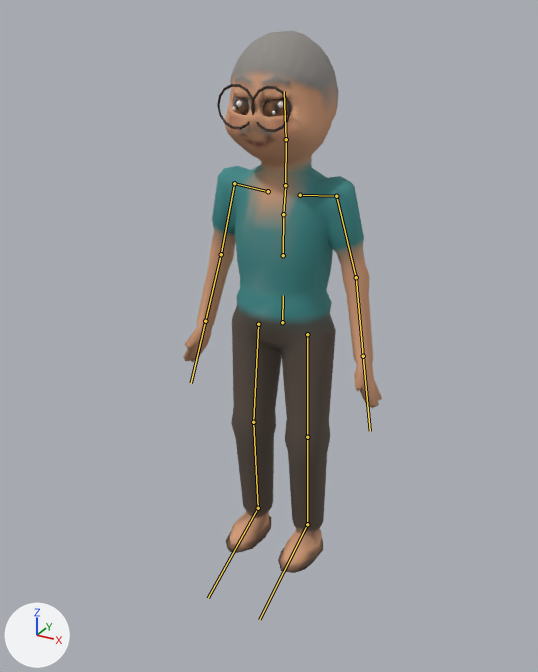
The glTF model assets/models/nguoi/chutu.glb as it was, and as the next commit left it.
Rendered twice from a camera (50 mm lens) standing at (0.961, -1.833, 1.66) and looking at (0.028, -0.138, 0.812). Every picture has the same lights, and +X, +Y and +Z are marked at lower left. The first picture is the older version. The bones that bend it are drawn over the model as lines.

In view in the first picture: 'Nguoi_chutu'.
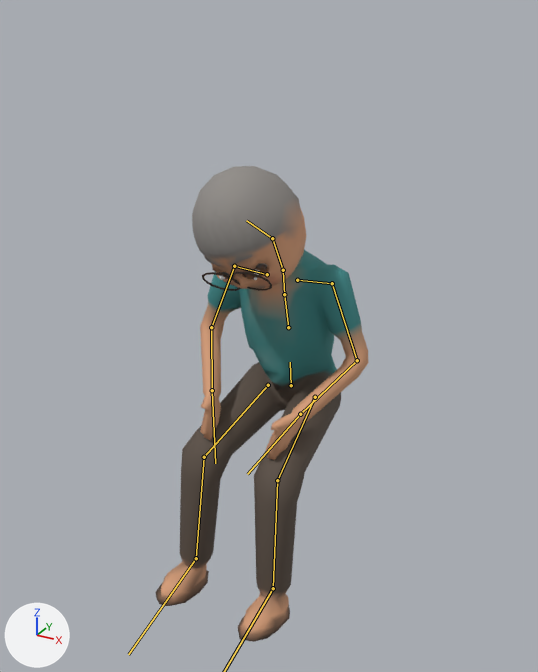
The newer file adds an action. The first version stands in its rest pose; the second is drawn at frame 97 of the action 'ngu_gat'.

Pixel boxes [x1, y1, x2, y2] of what changed, in the pictures (538 x 672 px):
'Nguoi_chutu', posed (6% wider, 12% shorter): before [183, 30, 382, 573]; after [156, 166, 368, 642]
bone 'hips', root to tip: before (282, 322) to (283, 295); after (291, 385) to (290, 362)
bone 'spine', root to tip: before (283, 255) to (283, 214); after (288, 327) to (284, 294)
bone 'chest', root to tip: before (283, 214) to (285, 186); after (284, 294) to (283, 270)
bone 'upperarm.L', root to tip: before (336, 196) to (356, 277); after (332, 283) to (357, 360)
bone 'forearm.L', root to tip: before (356, 277) to (363, 356); after (357, 360) to (300, 414)
bone 'hand.L', root to tip: before (363, 356) to (370, 431); after (300, 414) to (247, 474)
bone 'upperarm.R', root to tip: before (234, 183) to (221, 254); after (234, 266) to (211, 327)
bone 'forearm.R', root to tip: before (221, 254) to (205, 321); after (211, 327) to (212, 390)
bone 'hand.R', root to tip: before (205, 321) to (191, 383); after (212, 390) to (215, 463)
bone 'neck', root to tip: before (285, 185) to (286, 139); after (283, 270) to (272, 238)
bone 'head', root to tip: before (286, 139) to (284, 91); after (272, 238) to (246, 220)
bone 'thigh.L', root to tip: before (307, 334) to (307, 437); after (315, 397) to (277, 480)
bone 'shin.L', root to tip: before (307, 437) to (307, 524); after (277, 480) to (273, 588)
bone 'thigh.R', root to tip: before (258, 324) to (253, 422); after (268, 385) to (204, 457)
bone 'shin.R', root to tip: before (253, 422) to (258, 508); after (204, 457) to (196, 558)
bone 'foot.R', root to tip: before (258, 508) to (208, 598); after (196, 558) to (128, 654)

Patch to the scene script:
```diff
--- a/assets/models/nguoi/chutu.glb.py
+++ b/assets/models/nguoi/chutu.glb.py
@@ bone_hips @@
 bone_hips = bpy.data.objects['NguoiRig'].pose.bones['hips']
-bone_hips.location = (0.0, 0.0, 0.0)
-bone_hips.rotation_quaternion = (1.0, 0.0, 0.0, 0.0)  # degrees (0, 0, 0)
+bone_hips.location = (0.0, -0.239, -0.06)
+bone_hips.rotation_quaternion = (0.999, 0.052, 0.0, 0.0)  # degrees (6, 0, 0)
@@ bone_spine @@
 bone_spine = bpy.data.objects['NguoiRig'].pose.bones['spine']  # child of 'hips'
-bone_spine.rotation_quaternion = (1.0, 0.0, 0.0, 0.0)  # degrees (0, 0, 0)
+bone_spine.rotation_quaternion = (0.998, 0.066, 0.0, 0.0)  # degrees (8, 0, 0)
@@ bone_chest @@
 bone_chest = bpy.data.objects['NguoiRig'].pose.bones['chest']  # child of 'spine'
-bone_chest.rotation_quaternion = (1.0, 0.0, 0.0, 0.0)  # degrees (0, 0, 0)
+bone_chest.rotation_quaternion = (1.0, 0.016, 0.0, 0.0)  # degrees (2, 0, 0)
@@ bone_upperarm_l @@
 bone_upperarm_l = bpy.data.objects['NguoiRig'].pose.bones['upperarm.L']  # child of 'clav.L'
-bone_upperarm_l.rotation_quaternion = (1.0, 0.0, 0.0, 0.0)  # degrees (0, 0, 0)
+bone_upperarm_l.rotation_quaternion = (0.984, -0.163, 0.0, -0.065)  # degrees (-19, -1, -7)
@@ bone_forearm_l @@
 bone_forearm_l = bpy.data.objects['NguoiRig'].pose.bones['forearm.L']  # child of 'upperarm.L'
-bone_forearm_l.rotation_quaternion = (1.0, 0.0, 0.0, 0.0)  # degrees (0, 0, 0)
+bone_forearm_l.rotation_quaternion = (0.876, -0.376, 0.0, 0.302)  # degrees (-43, 13, 33)
@@ bone_hand_l @@
 bone_hand_l = bpy.data.objects['NguoiRig'].pose.bones['hand.L']  # child of 'forearm.L'
-bone_hand_l.rotation_quaternion = (1.0, 0.0, 0.0, 0.0)  # degrees (0, 0, 0)
+bone_hand_l.rotation_quaternion = (0.998, 0.07, 0.0, 0.0)  # degrees (8, 0, 0)
@@ bone_upperarm_r @@
 bone_upperarm_r = bpy.data.objects['NguoiRig'].pose.bones['upperarm.R']  # child of 'clav.R'
-bone_upperarm_r.rotation_quaternion = (1.0, 0.0, 0.0, 0.0)  # degrees (0, 0, 0)
+bone_upperarm_r.rotation_quaternion = (0.984, -0.163, 0.0, 0.065)  # degrees (-19, 1, 7)
@@ bone_forearm_r @@
 bone_forearm_r = bpy.data.objects['NguoiRig'].pose.bones['forearm.R']  # child of 'upperarm.R'
-bone_forearm_r.rotation_quaternion = (1.0, 0.0, 0.0, 0.0)  # degrees (0, 0, 0)
+bone_forearm_r.rotation_quaternion = (0.876, -0.376, 0.0, -0.302)  # degrees (-43, -13, -33)
@@ bone_hand_r @@
 bone_hand_r = bpy.data.objects['NguoiRig'].pose.bones['hand.R']  # child of 'forearm.R'
-bone_hand_r.rotation_quaternion = (1.0, 0.0, 0.0, 0.0)  # degrees (0, 0, 0)
+bone_hand_r.rotation_quaternion = (0.998, 0.07, 0.0, 0.0)  # degrees (8, 0, 0)
@@ bone_neck @@
 bone_neck = bpy.data.objects['NguoiRig'].pose.bones['neck']  # child of 'chest'
-bone_neck.rotation_quaternion = (1.0, 0.0, 0.0, 0.0)  # degrees (0, 0, 0)
+bone_neck.rotation_quaternion = (0.992, 0.124, 0.0, 0.0)  # degrees (14, 0, 0)
@@ bone_head @@
 bone_head = bpy.data.objects['NguoiRig'].pose.bones['head']  # child of 'neck'
-bone_head.rotation_quaternion = (1.0, 0.0, 0.0, 0.0)  # degrees (0, 0, 0)
+bone_head.rotation_quaternion = (0.98, 0.161, 0.042, 0.104)  # degrees (19, 3, 13)
@@ bone_thigh_l @@
 bone_thigh_l = bpy.data.objects['NguoiRig'].pose.bones['thigh.L']  # child of 'hips'
-bone_thigh_l.rotation_quaternion = (1.0, 0.0, 0.0, 0.0)  # degrees (0, 0, 0)
+bone_thigh_l.rotation_quaternion = (0.789, -0.611, 0.0, -0.071)  # degrees (-75, -5, -6)
@@ bone_shin_l @@
 bone_shin_l = bpy.data.objects['NguoiRig'].pose.bones['shin.L']  # child of 'thigh.L'
-bone_shin_l.rotation_quaternion = (1.0, 0.0, 0.0, 0.0)  # degrees (0, 0, 0)
+bone_shin_l.rotation_quaternion = (0.874, 0.482, 0.0, 0.061)  # degrees (58, -3, 6)
@@ bone_foot_l @@
 bone_foot_l = bpy.data.objects['NguoiRig'].pose.bones['foot.L']  # child of 'shin.L'
-bone_foot_l.rotation_quaternion = (1.0, 0.0, 0.0, 0.0)  # degrees (0, 0, 0)
+bone_foot_l.rotation_quaternion = (-1.0, 0.026, 0.0, -0.012)  # degrees (-3, 0, 1)
@@ bone_thigh_r @@
 bone_thigh_r = bpy.data.objects['NguoiRig'].pose.bones['thigh.R']  # child of 'hips'
-bone_thigh_r.rotation_quaternion = (1.0, 0.0, 0.0, 0.0)  # degrees (0, 0, 0)
+bone_thigh_r.rotation_quaternion = (0.789, -0.611, 0.0, 0.071)  # degrees (-75, 5, 6)
@@ bone_shin_r @@
 bone_shin_r = bpy.data.objects['NguoiRig'].pose.bones['shin.R']  # child of 'thigh.R'
-bone_shin_r.rotation_quaternion = (1.0, 0.0, 0.0, 0.0)  # degrees (0, 0, 0)
+bone_shin_r.rotation_quaternion = (0.874, 0.482, 0.0, -0.061)  # degrees (58, 3, -6)
@@ bone_foot_r @@
 bone_foot_r = bpy.data.objects['NguoiRig'].pose.bones['foot.R']  # child of 'shin.R'
-bone_foot_r.rotation_quaternion = (1.0, 0.0, 0.0, 0.0)  # degrees (0, 0, 0)
+bone_foot_r.rotation_quaternion = (-1.0, 0.026, 0.0, 0.012)  # degrees (-3, 0, -1)
```
